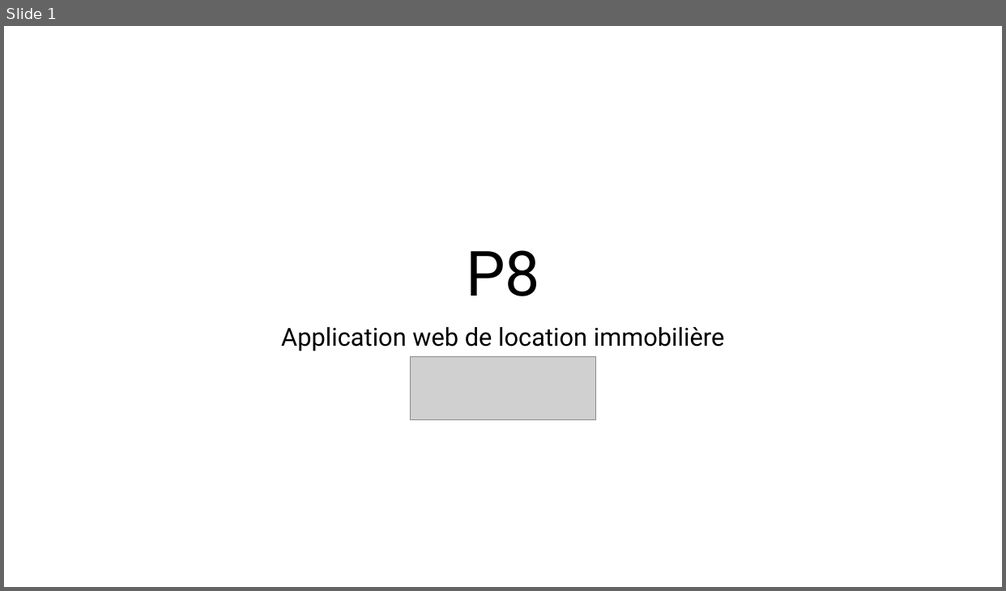
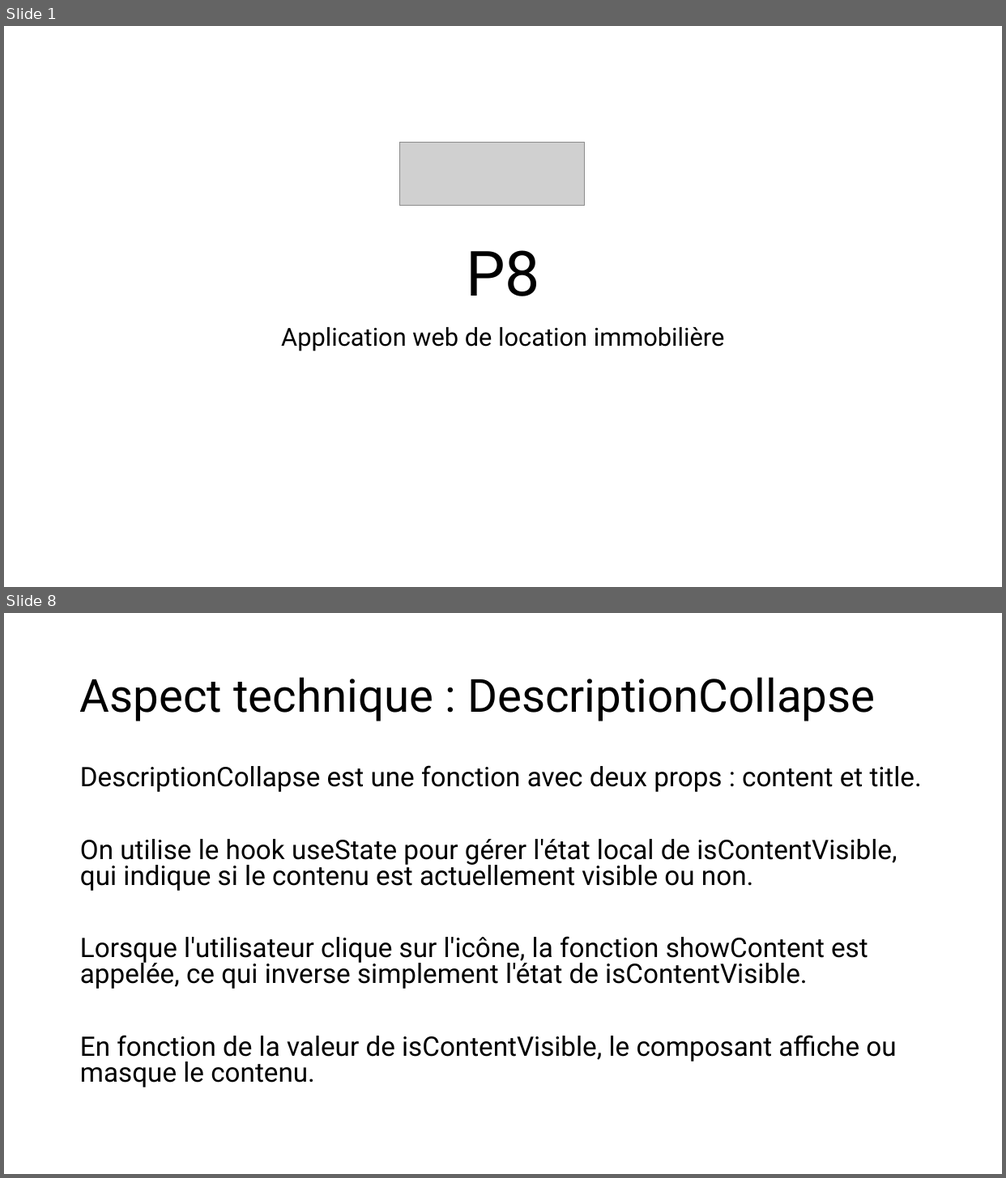
Before and after one commit to DylanMarioGilbert/P8, a slide deck: Présentation soutenance P8.pptx. Shown one above the other, each under a label of ours: slide 1 before the commit, slides 1 and 8 after it; the slides between them are not shown. The pictures are 1006x591 and 1006x1178 pixels, drawn with LibreOffice and Linux fonts; fonts in the diff are those of the drawing; grey boxes stand for pictures. Boxes give left, top, right and bottom in pixels: in the first picture for what was removed or moved away, otherwise in the second. Text is boxed around its words. In the diff, an @@ line names an element or a change of style, - is before the commit and + after.

```diff
--- a/Présentation soutenance P8.pptx
+++ b/Présentation soutenance P8.pptx
@@ slide 8 added at <box>4,613,1002,1174</box>, background #FFFFFF @@
@@ title added at <box>80,677,875,722</box>, 44 pt, text #000000 @@
+Aspect technique : DescriptionCollapse
@@ text added at <box>80,765,922,1088</box>, 25.9 pt, text #000000 @@
+DescriptionCollapse est une fonction avec deux props : content et title.
+On utilise le hook useState pour gérer l'état local de isContentVisible, qui indique si le contenu est actuellement visible ou non.
+Lorsque l'utilisateur clique sur l'icône, la fonction showContent est appelée, ce qui inverse simplement l'état de isContentVisible.
+En fonction de la valeur de isContentVisible, le composant affiche ou masque le contenu.
@@ slide 1 changed as well @@
@@ picture: place and size @@
-picture at <box>411,357,595,420</box>
+picture at <box>399,142,584,206</box>
```
Also in this commit, not shown: 7 other slides added, 4 other files.
